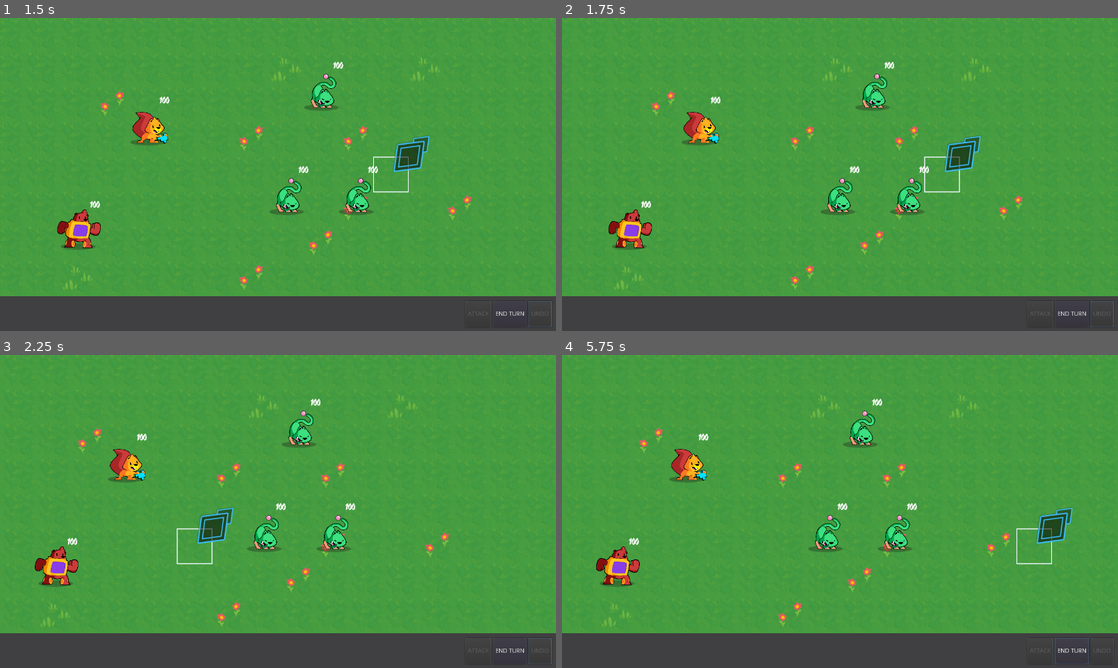
Above: before the commit, frames 1-4 (two rows, left to right).
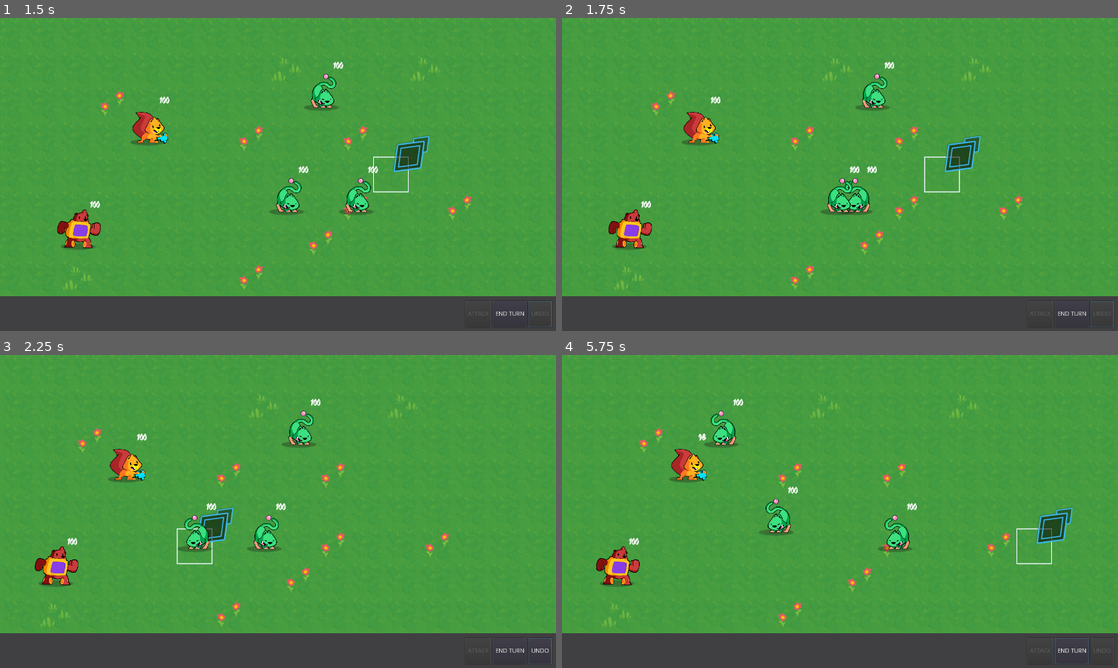
Above: after the commit, the same moments.

Repository: quaaludefood/lorelockers
Game: Godot game, scene res://Main.tscn
The game is run twice, just before and just after one commit, with the same random seed, the same clock (stepped at 60 frames per second) and the same inputs.
Inputs (mouse positions are in pixels of both pictures, inside the frame that each line leads up to):
- Up to frame 1 (1.5 s): click "END TURN" at 0.5 s; tap Enter (ui_accept) at 1.25 s; move the mouse to (400, 158) at 1.27 s; press the mouse at (400, 158) at 1.28 s; hold Right (ui_right) from 1.28 s (still down)
- Up to frame 2 (1.75 s): keep holding Right (ui_right); tap Enter (ui_accept) at 1.52 s
- Up to frame 3 (2.25 s): release Right (ui_right) at 2 s; release the mouse at (400, 495) at 2 s; drag from (166, 527) to (250, 574) at 2.02 s
- Up to frame 4 (5.75 s): click (1101, 652) at 2.75 s, where only the run after the commit has a clickable "UNDO"; tap Enter (ui_accept) at 3.5, 5, 5.27 s; move the mouse to (895, 442) at 3.52 s; press the mouse at (895, 442) at 3.53 s; hold Right (ui_right) 3.53-4.25 s; release the mouse at (895, 442) at 4.25 s; drag from (812, 574) to (673, 464) at 4.27 s; move the mouse to (1006, 558) at 5.02 s; press the mouse at (1006, 558) at 5.03 s; hold Left (ui_left) from 5.03 s (still down)

Frame 1 is identical in both runs. In frame 2, 0.7% of the frame differs, in the area x 50-66%, y 47-63%; in frame 3, 0.8%; in frame 4, 2.0%, in the area x 24-63%, y 14-63%.
Error before the commit: Invalid get index '0' (on base: 'Dictionary'). (res://GameBoard/GameBoard.gd:130)

Commit message:
A few bug fixes
Signed-off-by: plxpm5@gmail.com <philippa@thefusionworks.com>

Diff:
--- a/GameBoard/GameBoard.gd
+++ b/GameBoard/GameBoard.gd
@@ -112,28 +112,25 @@
 
 func _play_ai_turn() -> void:
 	for unit in _enemy_units:
+		var t = Timer.new()
+		t.set_wait_time(1)
+		t.set_one_shot(true)
+		self.add_child(t)
+		t.start()
+		yield(t, "timeout")
+		_active_unit = unit
 		var result: Dictionary = unit.get_ai().choose()
 		var action_data: ActionData
 		var targets := []
 		action_data = result.action
 		targets = result.targets
 		approach_enemy(unit, targets[0])
-		#print("%s attacks %s with action %s" % [unit.name, targets[0].name,  action_data.label])
-
-func approach_enemy(unit: Unit, enemy_unit: Unit) -> Vector2:
-	var move_range = get_walkable_cells(unit)
-	var enemy_location = enemy_unit.cell
-	var distances = {}
-	var result:Vector2
-	for cell in move_range:
-		distances[cell] = cell.distance_to(enemy_location)
-	result = distances[0]
-	for cell in distances.keys():
-		if cell.value < result.distance_to(enemy_location):
-			result = cell
-	print(distances)
-	print(result)
-	return result
+		if unit.position.x > targets[0].position.x:
+			unit.flip_sprite(true)
+		t.start()
+		yield(t, "timeout")
+		_play_attack(action_data, unit, targets[0])
+
 
 
 func _select_unit(cell: Vector2) -> void:
@@ -182,15 +179,14 @@
 		_enemy_unit_cells.append(unit)
 	_attack_path.initialize(_range, _enemy_unit_cells, _friendly_unit_cells, _last_moved_unit.cell)
 
-func _play_attack() -> void:
-	var action_data: ActionData
-	action_data = _last_moved_unit.actions[0]
+func _play_attack(action_data: ActionData, unit: Unit, target: Unit ) -> void:
+	action_data = unit.actions[0]
 	var _targets = []
-	_targets.append(_target_unit)
-	var action = AttackAction.new(action_data, _last_moved_unit, _targets)
-	_last_moved_unit.act(action)
+	_targets.append(target)
+	var action = AttackAction.new(action_data, unit, _targets)
+	unit.act(action)
 	yield(_last_moved_unit, "action_finished")
-	_last_moved_unit.set_deactivated(true)
+	unit.set_deactivated(true)
 	_attack_mode = false
 	_reinitialize()
 
@@ -242,27 +238,45 @@
 			stack.append(coordinates)
 	return array
 
+func approach_enemy(unit: Unit, enemy_unit: Unit) -> void:
+	_walkable_cells = get_walkable_cells(unit)
+	var enemy_location = enemy_unit.cell
+	var distances = {}
+	var result:Vector2
+	for cell in _walkable_cells:
+		distances[cell] = cell.distance_to(enemy_location)
+	result = unit.cell
+	for cell in distances.keys():
+		if cell.distance_to(enemy_location) < result.distance_to(enemy_location):
+			result = cell
+	_move_active_unit(result)
 
 func _move_active_unit(new_cell: Vector2) -> void:
 	if is_occupied(new_cell) or not new_cell in _walkable_cells:
+		print("Is occupied:")
 		return
 	_active_unit_starting_position = grid.calculate_map_position(_active_unit.cell)
 	_last_moved_unit = _active_unit
 	_units.erase(_active_unit.cell)
 	_units[new_cell] = _active_unit
 	_deselect_active_unit()
-	_active_unit.walk_along(_unit_path.current_path)
-	yield(_active_unit, "walk_finished")
+	if _active_unit.is_friendly():
+		_active_unit.walk_along(_unit_path.current_path)
+		yield(_active_unit, "walk_finished")
+	else:
+		_active_unit.walk_along([_active_unit.cell, new_cell])
+		yield(_active_unit, "walk_finished")
 	_clear_active_unit()
 	_undobutton.disabled = false
 
 
 
 func _on_Cursor_accept_pressed(cell: Vector2) -> void:
+	print(_active_unit)
 	if _attack_path.target_selected == true && _attack_mode == true:
 		_target_unit = _units[cell]
-		print("_target_unit", _target_unit)
-		_play_attack()
+		var action_data: ActionData
+		_play_attack(action_data, _last_moved_unit, _target_unit)
 		_clear_attack_scoping()
 	else:
 		if not _active_unit:
--- a/Units/AI/AggressiveUnitAI.gd
+++ b/Units/AI/AggressiveUnitAI.gd
@@ -3,7 +3,7 @@
 
 
 func _choose_action(info: Dictionary) -> ActionData:
-	print(info)
+	#print(info)
 	return info.strongest_action
 
 
--- a/Units/Unit.gd
+++ b/Units/Unit.gd
@@ -168,3 +168,6 @@
 		curve.add_point(grid.calculate_map_position(point) - position)
 	cell = path[-1]
 	self._is_walking = true
+
+func flip_sprite(value: bool) -> void:
+	_sprite.set_flip_h( value )
